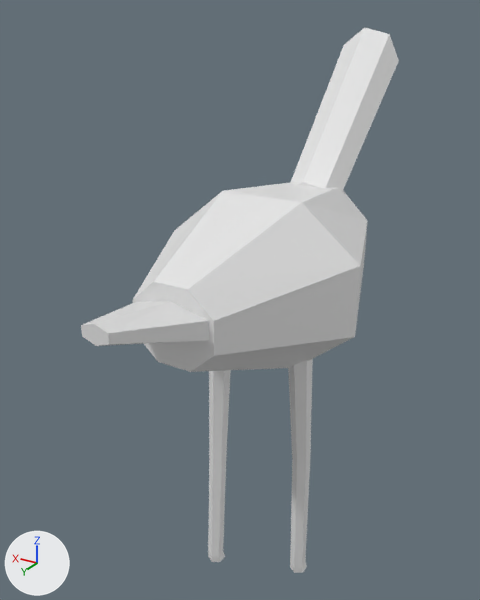
The OBJ model data/animals/ema/eat/2.obj, before and after one commit.
Both versions are drawn from a 50 mm lens placed at (-0.679, 1.219, 1.38), pointed at (0.117, -0.107, 0.717). Every picture has the same lights, and +X, +Y and +Z are marked at lower left. The first picture is the older version. Where no turn or scale is listed for an object, it has been applied to the vertices.

Script lines for the objects in view, before the commit:
```python
me_ema_eat_2 = bpy.data.meshes.new('ema_eat_2')
me_ema_eat_2.from_pydata(...)  # 122 vertices, 220 faces; spans x -0.234..0.234, y -0.829..0.517, z 0.0..1.347
ob_ema_eat_2 = bpy.data.objects.new('ema_eat_2', me_ema_eat_2)
ob_ema_eat_2.location = (0.0, 0.0, 0.0)
```
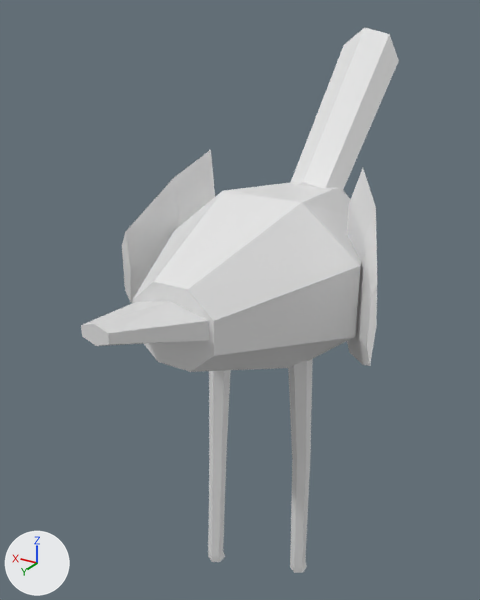
Boxes (x1, y1, x2, y2) around the edits, measured in the pictures (480 x 600 px):
part 1 of me_ema_eat_2, added: after (347, 168, 377, 366)
part 2 of me_ema_eat_2, added: after (122, 150, 215, 303)

The change, as a list of edits to the scene's bpy script:
```text
Change me_ema_eat_2:
    used by ob_ema_eat_2; location = (0.0, 0.0, 0.0)
    remove me_ema_eat_2.from_pydata(...)  # 122 vertices, 220 faces; spans x -0.234..0.234, y -0.829..0.517, z 0.0..1.347
    add me_ema_eat_2.from_pydata(...)  # 156 vertices, 280 faces; spans x -0.312..0.31, y -0.829..0.517, z 0.0..1.347
    me_ema_eat_2 part 1: a new loose piece of 17 vertices spanning x -0.312..-0.167, y -0.083..0.102, z 0.665..1.092
    me_ema_eat_2 part 2: a new loose piece of 17 vertices spanning x 0.162..0.31, y -0.084..0.102, z 0.665..1.092
```
